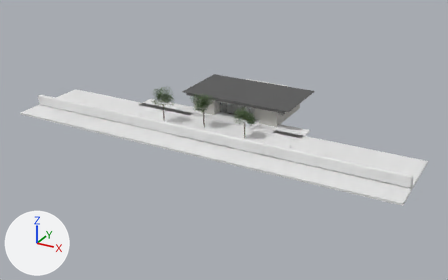
Two versions of the glTF model ldk/public/models/ldk_2500.glb, one commit apart.
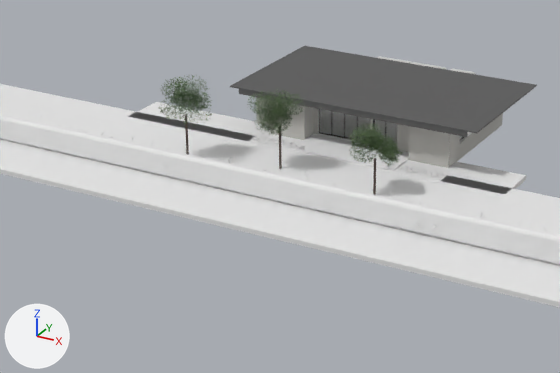
There are two pictures of each version: one whole from a camera (50 mm lens) standing at (41.1, -73.2, 32.2) and looking at (3.3, -4.6, -2.1), one close up on the part from 19% to 72% of the width and 19% to 77% of the height. Lighting does not change. The marker at lower left points along +X, +Y and +Z. The older version's two pictures come first. Where no turn or scale is listed for an object, it has been applied to the vertices. Vertices at exactly the same position are counted once.

Names of what the first close-up shows: 'シンボルツリー1_葉', 'シンボルツリー2_葉', 'シンボルツリー3_葉', 'テラス_タイル.001', '外壁_寝室_南', '外壁_寝室_東', '外壁_方立.001', '外壁_東.001', '外壁_東_側面0', '外壁_東_側面1', '外壁_東_側面2', '外壁_東_子17窓下', '外壁_東_子19窓下', '外壁_東_子南', '外壁_西.001', '屋根', '生垣', '芝生', '芝生_東庭', '芝生_西庭', '鼻隠し' and 14 more.
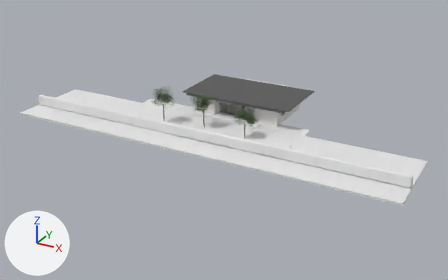
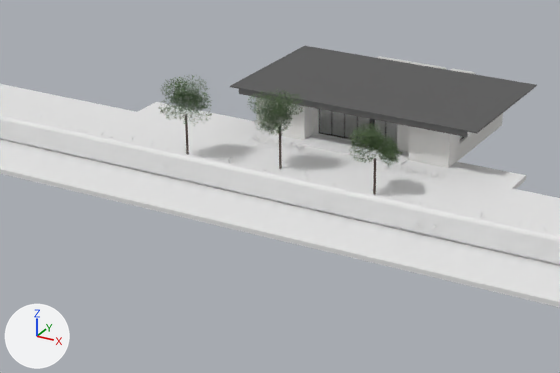
Pixel boxes (x1, y1, x2, y2) of what changed, in the close-ups (560 x 373 px):
'芝生_西庭', rescaled: before (128, 102, 303, 144); after (138, 102, 303, 145)
'芝生_東庭', rescaled (12% shorter): before (401, 160, 526, 193); after (401, 160, 526, 189)
'外壁_東_子南', recoloured (light grey to white): (409, 126, 450, 168) in both
'外壁_寝室_南', recoloured (light grey to white): (271, 104, 306, 140) in both
'外壁_東.001', recoloured (light grey to white): (397, 124, 409, 152) in both
'外壁_東_側面0', recoloured (light grey to white): (448, 134, 460, 168) in both
'外壁_東_側面1', recoloured (light grey to white): (466, 126, 487, 154) in both
'外壁_寝室_東', recoloured (light grey to white): (306, 107, 314, 138) in both
'外壁_西.001', recoloured: (256, 97, 318, 134) in both
'外壁_東_子19窓下', recoloured: (459, 138, 467, 160) in both
'外壁_東_側面2', recoloured: (493, 113, 503, 132) in both
'外壁_東_子17窓下', recoloured: (486, 121, 493, 138) in both
'外壁_方立.001', recoloured: (370, 119, 373, 131) in both

The change in detail:
Material '外壁_ダインコンクリート調' (mat_外壁_ダインコンクリート調) changes colour from light grey #bfbdb8 to white #e5e3e1; in linear values from (0.52, 0.51, 0.48) to (0.78, 0.77, 0.75).
me_芝生_西庭 is used by ob_芝生_西庭; location (0.0, 0.0, 0.0).
me_芝生_西庭 had 8 vertices, 12 faces and spanned x -12.0..0.0, y -3.2..-0.02, z -0.4..-0.12.
me_芝生_西庭 now has 8 vertices, 12 faces and spans x -12.0..0.0, y -2.2..-0.02, z -0.4..-0.12.
me_芝生_西庭 part 1: the whole mesh is scaled about the mesh origin by (1, 0.686, 1).
me_芝生_東庭 is used by ob_芝生_東庭; location (0.0, 0.0, 0.0).
me_芝生_東庭 had 8 vertices, 12 faces and spanned x 7.0..14.0, y -3.2..-0.02, z -0.4..-0.12.
me_芝生_東庭 now has 8 vertices, 12 faces and spans x 7.0..14.0, y -2.2..-0.02, z -0.4..-0.12.
me_芝生_東庭 part 2: the whole mesh is scaled about the mesh origin by (1, 0.686, 1).
